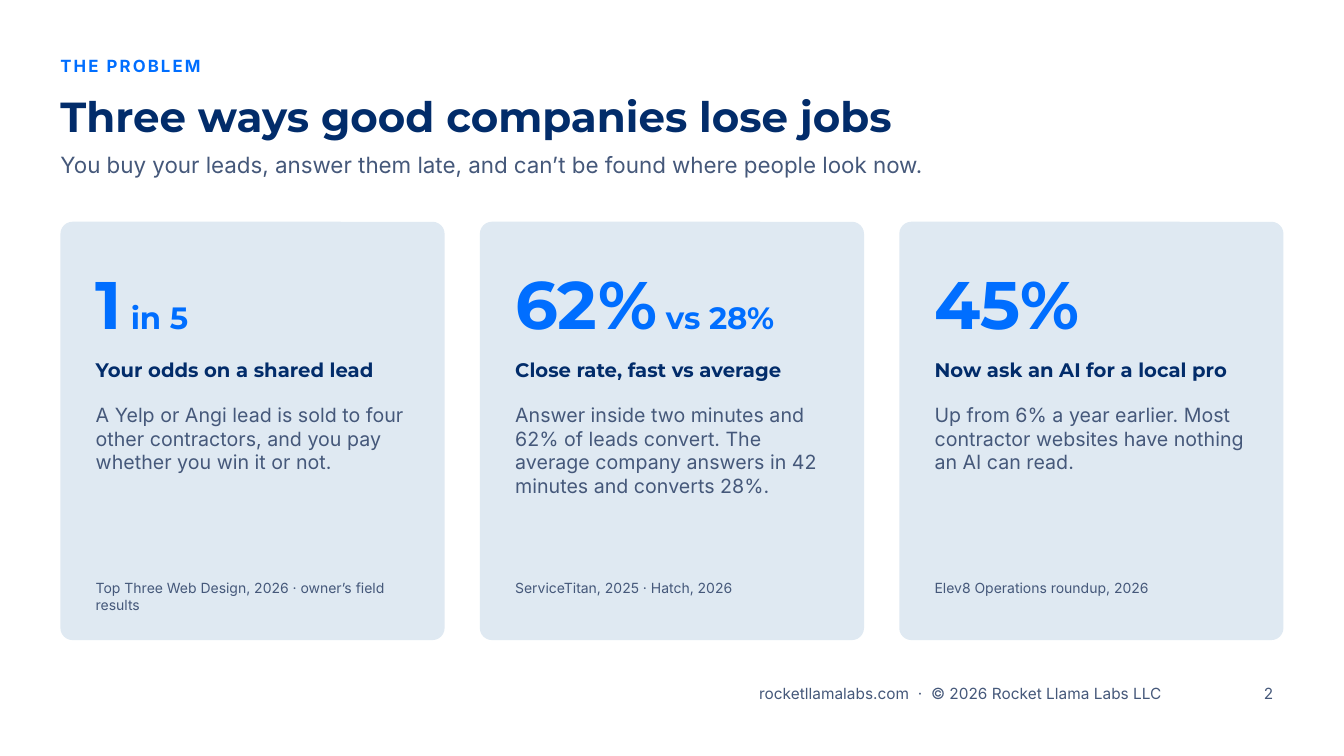
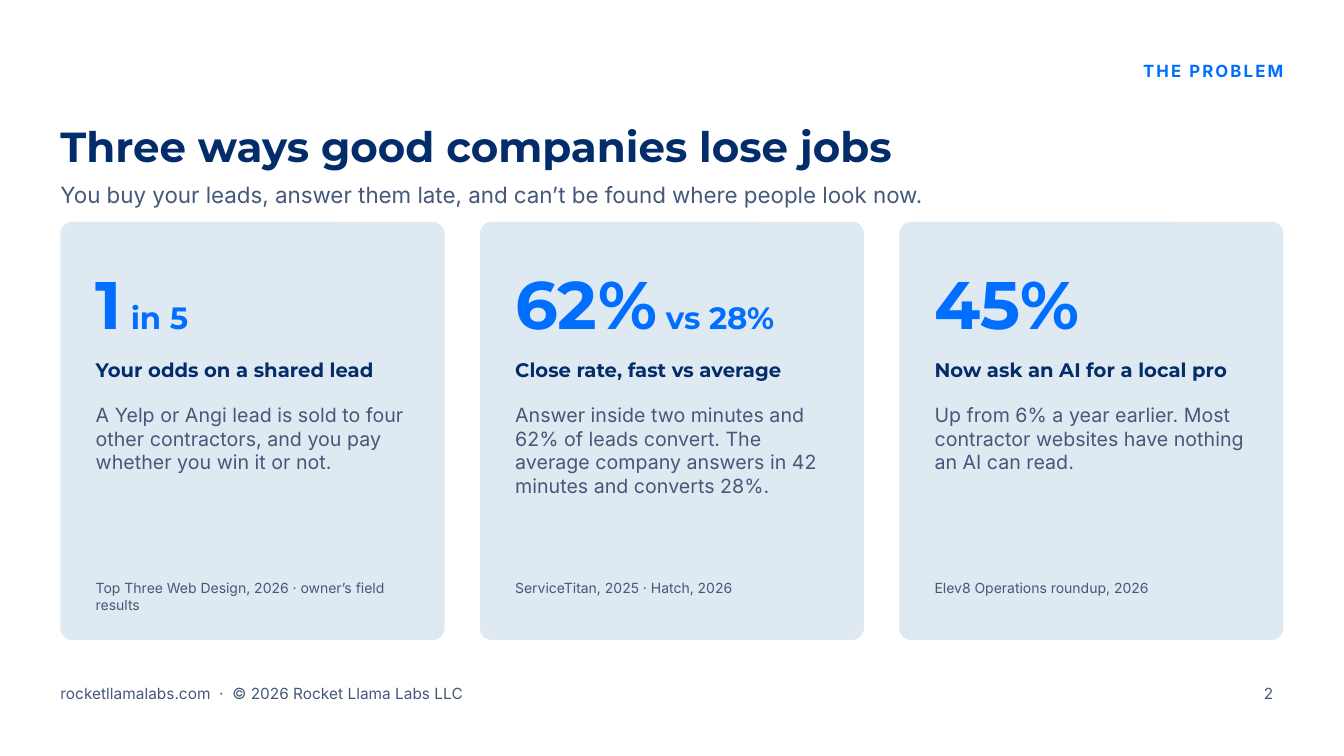
Before and after one commit to RocketLlamaLabs/rocketllama-website, a slide deck: slide 2 of public/slides/v1/rocket-llama-labs-sales-presentation-v1.pptx. Drawn at 1344x756 pixels with LibreOffice and Linux fonts; fonts in the diff are those of the drawing; background and template pictures are left out. Boxes give left, top, right and bottom in pixels: in the first picture for what was removed or moved away, otherwise in the second. Text is boxed around its words. In the diff, an @@ line names an element or a change of style, - is before the commit and + after.

```diff
--- a/public/slides/v1/rocket-llama-labs-sales-presentation-v1.pptx
+++ b/public/slides/v1/rocket-llama-labs-sales-presentation-v1.pptx
@@ text "THE PROBLEM": place and size @@
-text "THE PROBLEM" at [60,59,201,72]
+text "THE PROBLEM" at [1143,64,1283,77]
@@ text "THE PROBLEM" at [1143,64,1283,77]: alignment left to right @@
@@ title "Three ways good companies lose ...": place and size @@
-title "Three ways good companies lose ..." at [60,99,892,141]
+title "Three ways good companies lose ..." at [60,129,892,171]
@@ text "You buy your leads, answer ...": place and size @@
-text "You buy your leads, answer ..." at [60,156,922,178]
+text "You buy your leads, answer ..." at [60,186,922,208]
@@ text "rocketllamalabs.com · © 2026 Rocket ...": place and size @@
-text "rocketllamalabs.com · © 2026 Rocket ..." at [759,687,1161,699]
+text "rocketllamalabs.com · © 2026 Rocket ..." at [60,687,462,699]
@@ text "rocketllamalabs.com · © 2026 Rocket ..." at [60,687,462,699]: alignment right to left @@
```
Also in this commit, not shown: 11 other slides changed, 14 other files.
